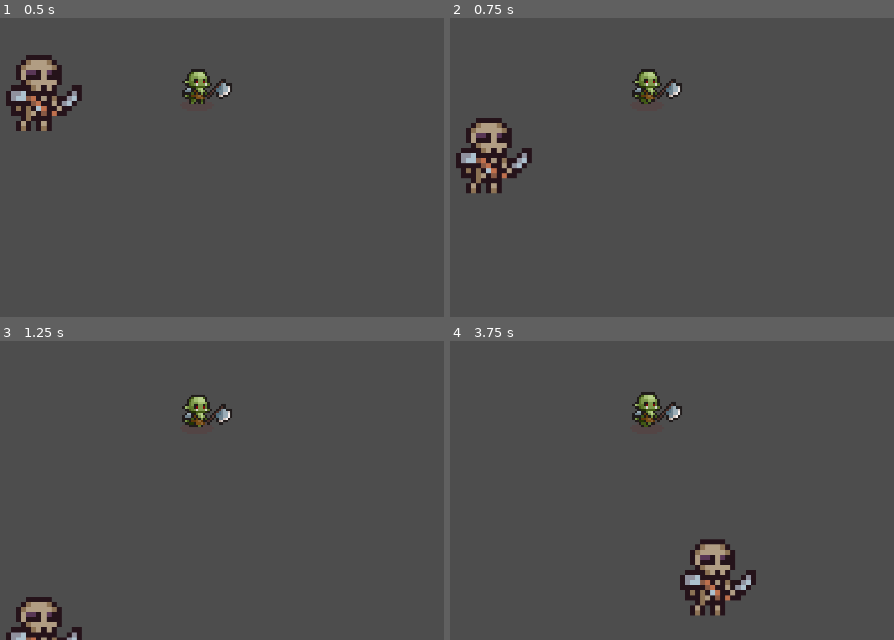
Above: before the commit, frames 1-4 (two rows, left to right).
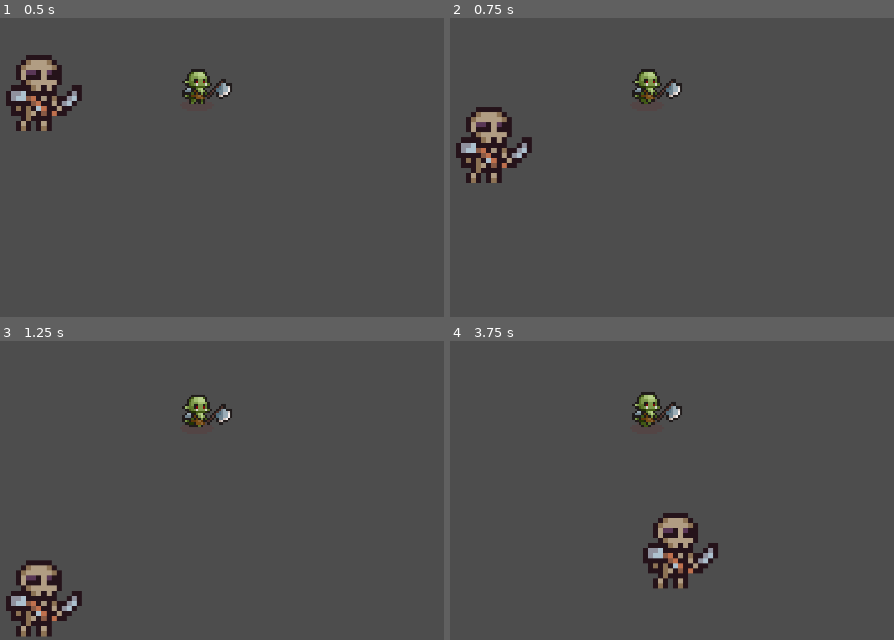
Above: after the commit, the same moments.

Repository: Gabrieleirbag1/ALL-IN
Game: Godot game, scene res://Scene/area.tscn
Same seed, same stepped clock (60 frames per second), same inputs: the game is played once before the commit and once after it. This scene is started directly instead of the project's main scene.
Inputs (mouse positions are in pixels of both pictures, inside the frame that each line leads up to):
- Up to frame 1 (0.5 s): no input
- Up to frame 2 (0.75 s): tap Enter at 0.5 s; move the mouse to (605, 182) at 0.52 s; hold Z (up) from 0.53 s (still down); tap B at 0.6 s; click (605, 182) at 0.67 s
- Up to frame 3 (1.25 s): keep holding Z (up)
- Up to frame 4 (3.75 s): release Z (up) at 1.25 s; drag from (885, 481) to (605, 505) at 1.27 s; tap Space at 2 s; move the mouse to (outside the picture) at 2.02 s; hold Q (left) 2.03-2.75 s; tap G at 2.1 s; drag from (685, 415) to (outside the picture) at 2.77 s; tap Enter at 3.5 s; move the mouse to (outside the picture) at 3.52 s; hold S (down) from 3.53 s (still down); tap I at 3.6 s

Frame 1 is identical in both runs. In frame 2, 2.8% of the frame differs, in the area x 1-19%, y 29-59%; in frame 3, 2.8%; in frame 4, 4.7%, in the area x 43-69%, y 57-92%.

Commit message:
ajout deplacement

Diff:
--- a/Script/CharacterBody2D.gd
+++ b/Script/CharacterBody2D.gd
@@ -1,7 +1,7 @@
 extends CharacterBody2D
 
 @onready var animation : AnimatedSprite2D = $AnimatedSprite2D
-@export var speed = 300
+@export var speed = 250
 var health = 50
 var health_max = 50
 var health_min = 0
@@ -20,7 +20,7 @@
 
 func _input(event):
 	if alive:
-		if Input.is_key_pressed(KEY_Z) or Input.is_key_pressed(KEY_S) or Input.is_key_pressed(KEY_Q) or Input.is_key_pressed(KEY_D):
+		if Input.is_key_pressed(KEY_Z) or Input.is_key_pressed(KEY_S) or Input.is_key_pressed(KEY_Q) or Input.is_key_pressed(KEY_D) or Input.is_key_pressed(KEY_UP) or Input.is_key_pressed(KEY_DOWN) or Input.is_key_pressed(KEY_LEFT) or Input.is_key_pressed(KEY_RIGHT):
 			animation.play("walk")
 			check_health()
 		else:
--- a/project.godot
+++ b/project.godot
@@ -27,20 +27,24 @@
 right={
 "deadzone": 0.5,
 "events": [Object(InputEventKey,"resource_local_to_scene":false,"resource_name":"","device":0,"window_id":0,"alt_presse …(189 unchanged characters)…
+, Object(InputEventKey,"resource_local_to_scene":false,"resource_name":"","device":0,"window_id":0,"alt_pressed":false,"shift_pressed":false,"ctrl_pressed":false,"meta_pressed":false,"pressed":false,"keycode":0,"physical_keycode":4194321,"key_label":0,"unicode":0,"location":0,"echo":false,"script":null)
 ]
 }
 left={
 "deadzone": 0.5,
 "events": [Object(InputEventKey,"resource_local_to_scene":false,"resource_name":"","device":0,"window_id":0,"alt_presse …(189 unchanged characters)…
+, Object(InputEventKey,"resource_local_to_scene":false,"resource_name":"","device":0,"window_id":0,"alt_pressed":false,"shift_pressed":false,"ctrl_pressed":false,"meta_pressed":false,"pressed":false,"keycode":0,"physical_keycode":4194319,"key_label":0,"unicode":0,"location":0,"echo":false,"script":null)
 ]
 }
 up={
 "deadzone": 0.5,
 "events": [Object(InputEventKey,"resource_local_to_scene":false,"resource_name":"","device":0,"window_id":0,"alt_presse …(189 unchanged characters)…
+, Object(InputEventKey,"resource_local_to_scene":false,"resource_name":"","device":0,"window_id":0,"alt_pressed":false,"shift_pressed":false,"ctrl_pressed":false,"meta_pressed":false,"pressed":false,"keycode":0,"physical_keycode":4194320,"key_label":0,"unicode":0,"location":0,"echo":false,"script":null)
 ]
 }
 down={
 "deadzone": 0.5,
 "events": [Object(InputEventKey,"resource_local_to_scene":false,"resource_name":"","device":0,"window_id":0,"alt_presse …(189 unchanged characters)…
+, Object(InputEventKey,"resource_local_to_scene":false,"resource_name":"","device":0,"window_id":0,"alt_pressed":false,"shift_pressed":false,"ctrl_pressed":false,"meta_pressed":false,"pressed":false,"keycode":0,"physical_keycode":4194322,"key_label":0,"unicode":0,"location":0,"echo":false,"script":null)
 ]
 }
